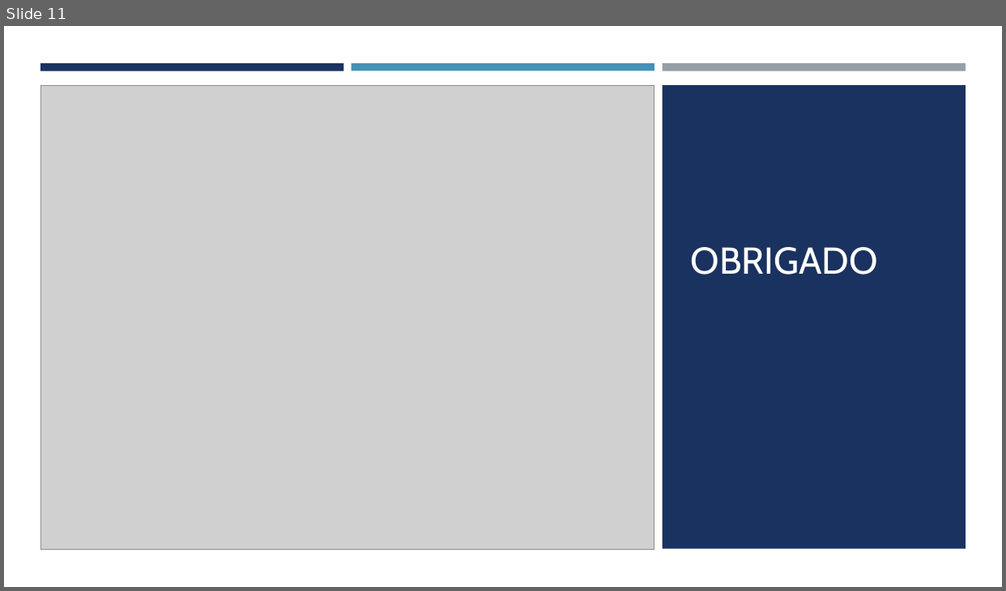
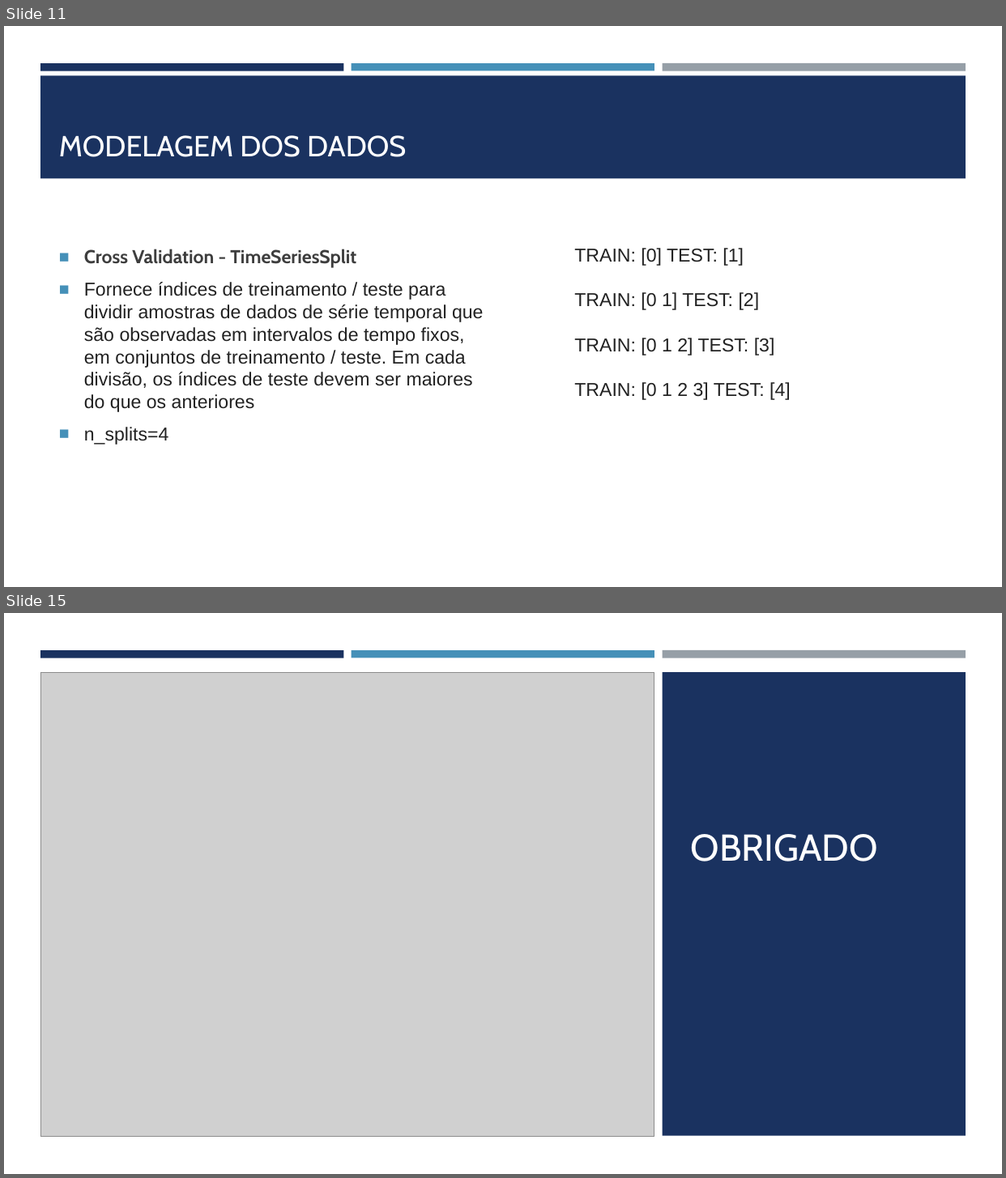
Before and after one commit to patricia-salles/sin5006, a slide deck: forest_fires/ApresentaçãoModelo.pptx. Shown one above the other, each under a label of ours: slide 11 before the commit, slides 11 and 15 after it; the slides between them are not shown. The pictures are 1006x591 and 1006x1178 pixels, drawn with LibreOffice and Linux fonts; fonts in the diff are those of the drawing; grey boxes stand for pictures. Boxes give left, top, right and bottom in pixels: in the first picture for what was removed or moved away, otherwise in the second. Text is boxed around its words. In the diff, an @@ line names an element or a change of style, - is before the commit and + after.

```diff
--- a/forest_fires/ApresentaçãoModelo.pptx
+++ b/forest_fires/ApresentaçãoModelo.pptx
@@ slide 11 added at <box>4,26,1002,587</box>, background #FFFFFF @@
@@ rectangle added at <box>40,63,344,71</box>, fill #1A3260 @@
@@ rectangle added at <box>351,63,654,71</box>, fill #4590B8 @@
@@ rectangle added at <box>662,63,965,71</box>, fill #969FA7 @@
@@ rectangle added at <box>40,75,966,179</box>, fill #1A3260 @@
@@ title added at <box>59,135,406,157</box>, 28 pt, text #FFFFFF @@
+MODELAGEM DOS DADOS
@@ text added at <box>84,249,484,445</box>, 18 pt, text #222222 @@
+■ Cross Validation - TimeSeriesSplit
+■ Fornece índices de treinamento / teste para dividir amostras de dados de série temporal que são observadas em intervalos de tempo fixos, em conjuntos de treinamento / teste. Em cada divisão, os índices de teste devem ser maiores do que os anteriores
+■ n_splits=4
@@ text added at <box>574,248,791,400</box>, 18 pt, text #222222 @@
+TRAIN: [0] TEST: [1]
+TRAIN: [0 1] TEST: [2]
+TRAIN: [0 1 2] TEST: [3]
+TRAIN: [0 1 2 3] TEST: [4]
@@ what was slide 11 is now slide 15 @@
```
Also in this commit, not shown: 1 slide changed, 3 other slides added, 1 other file.
